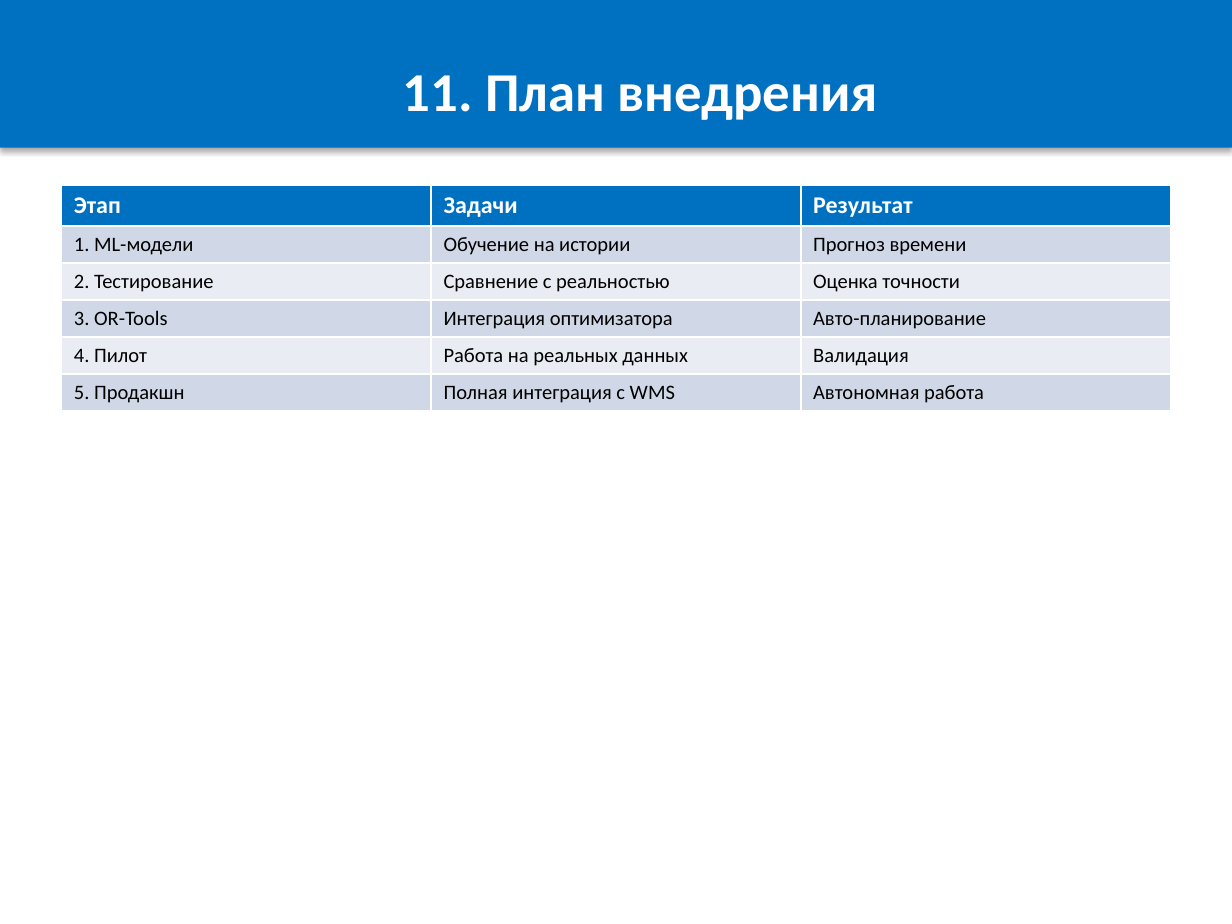
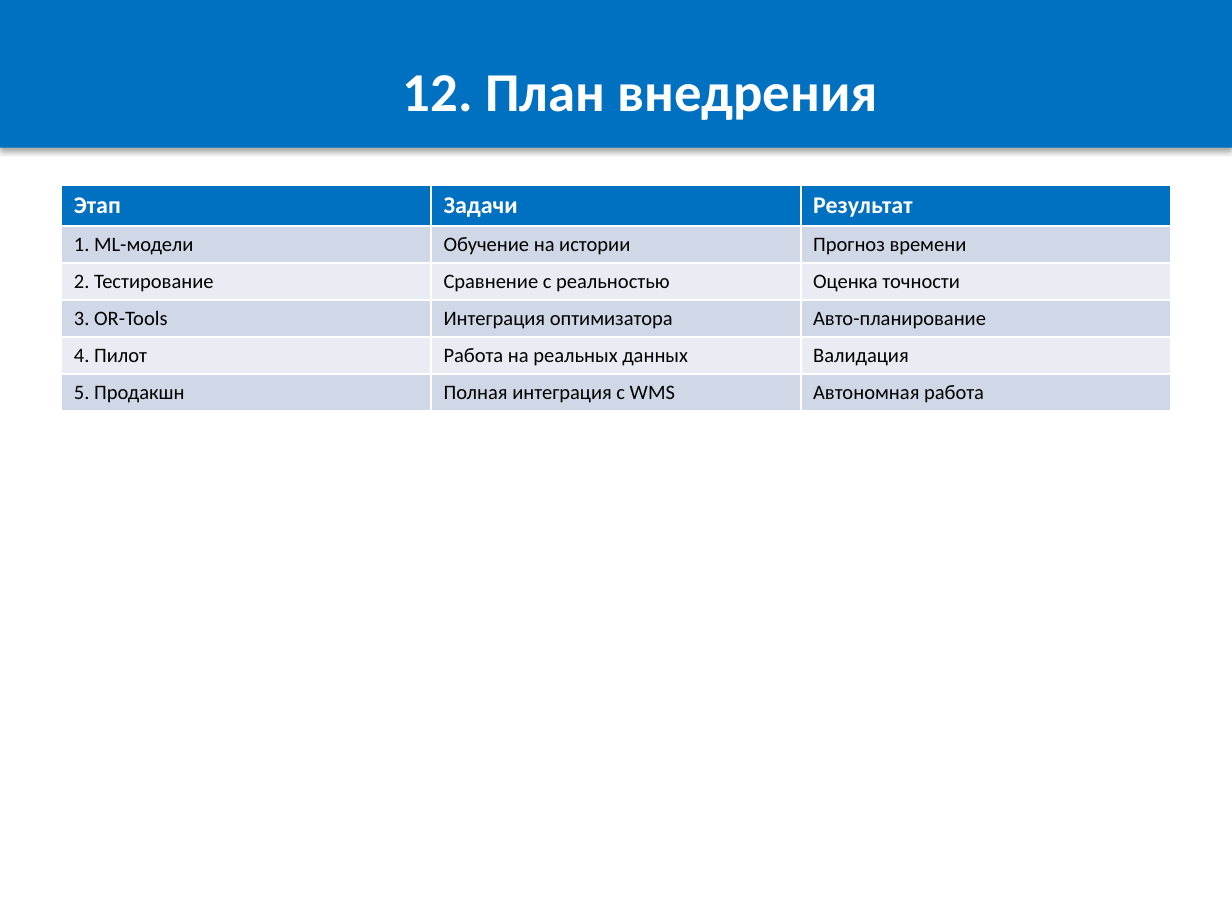
Before and after one commit to OnicaIon/WMSOpti, a slide deck: slide 13 of docs/WMS_Buffer_Optimization.pptx (slide 12 before the commit). Drawn at 1232x924 pixels with LibreOffice and Linux fonts; fonts in the diff are those of the drawing. Boxes give left, top, right and bottom in pixels: in the first picture for what was removed or moved away, otherwise in the second. Text is boxed around its words. In the diff, an @@ line names an element or a change of style, - is before the commit and + after.

```diff
--- a/docs/WMS_Buffer_Optimization.pptx
+++ b/docs/WMS_Buffer_Optimization.pptx
@@ text in rectangle at box(403, 75, 878, 120): text changed @@
-11. План внедрения
+12. План внедрения
```
Also in this commit, not shown: 5 other slides changed, 1 slide added, 2 other files.
